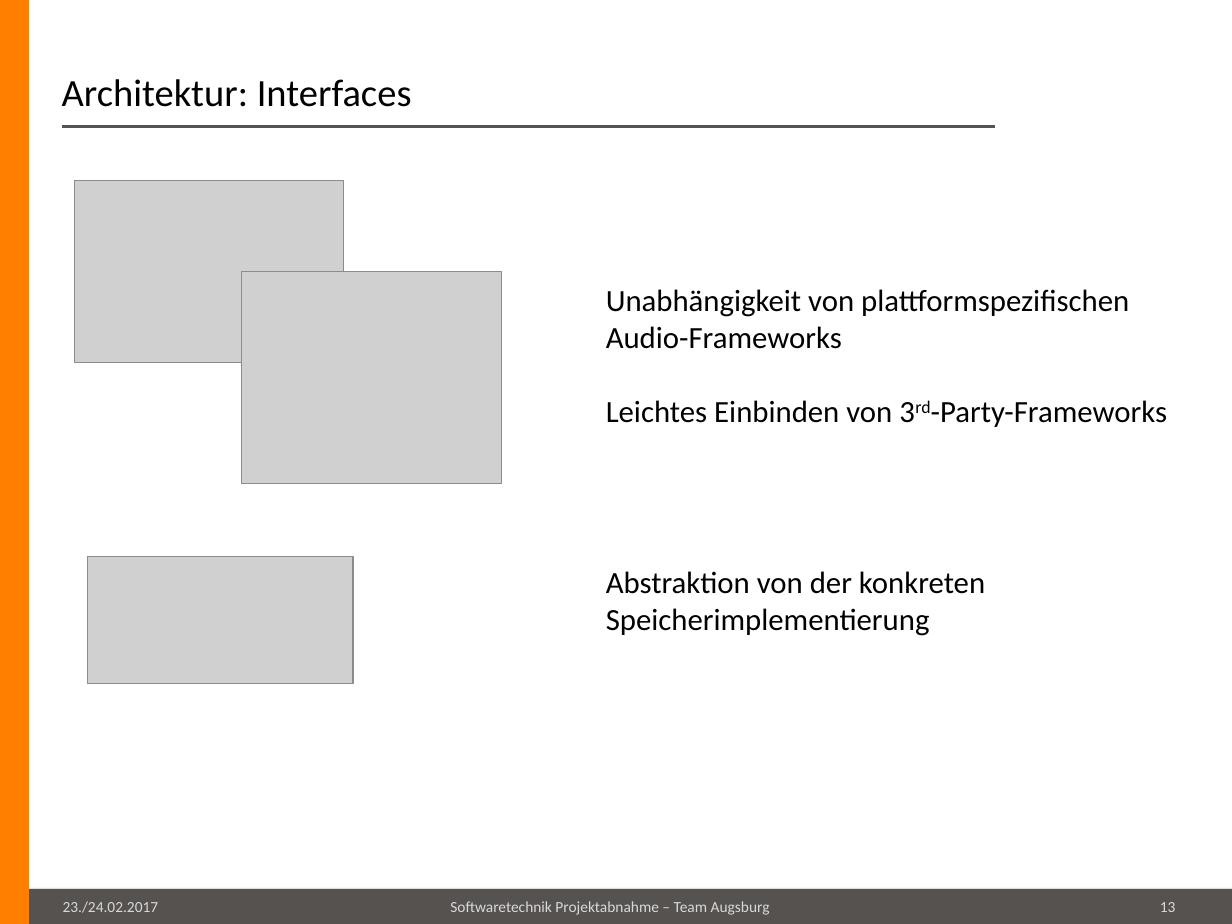
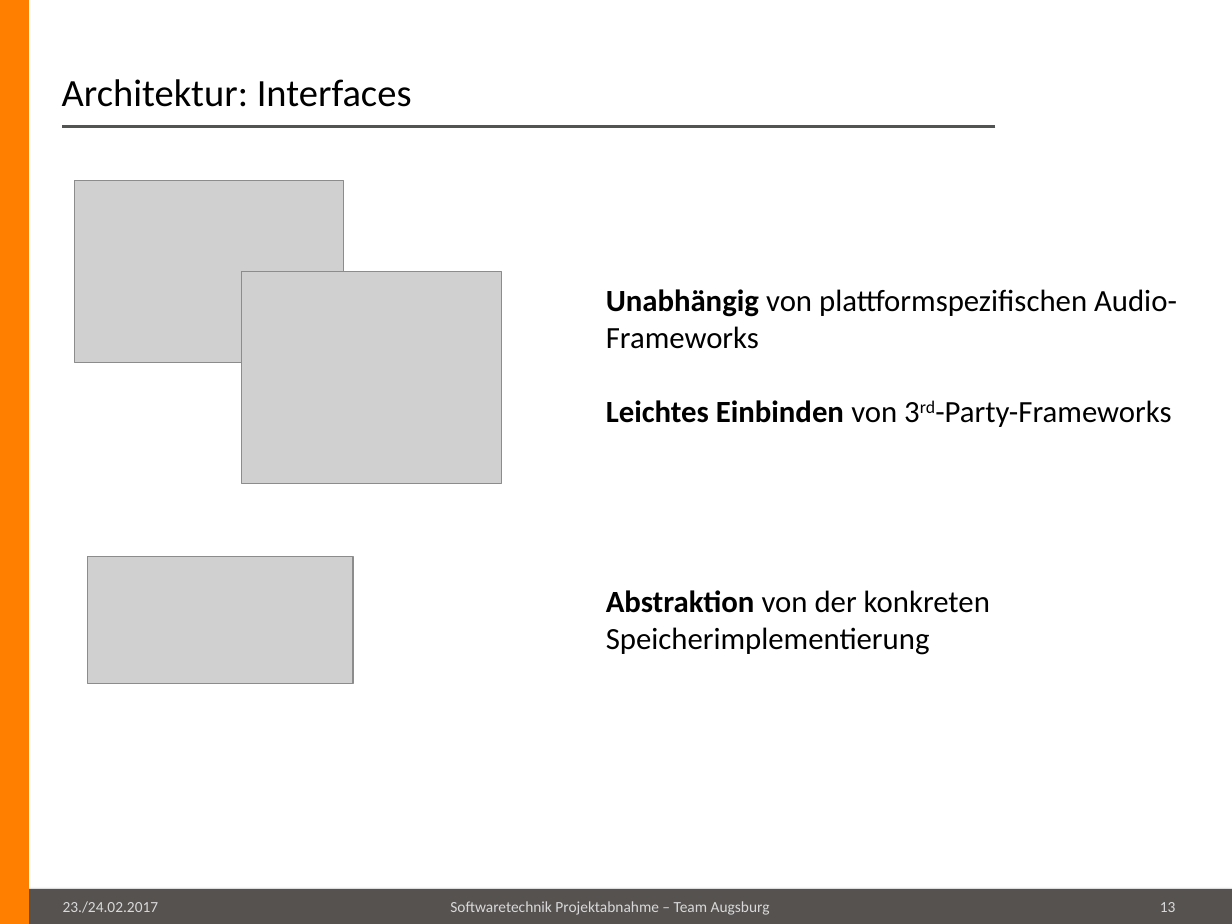
Before and after one commit to maul-esel/swt-projekt, a slide deck: slide 13 of Lingvo/Abgabe/präsentation.pptx. Drawn at 1232x924 pixels with LibreOffice and Linux fonts; fonts in the diff are those of the drawing; grey boxes stand for pictures; background and template pictures are left out. Boxes give left, top, right and bottom in pixels: in the first picture for what was removed or moved away, otherwise in the second. Text is boxed around its words. In the diff, an @@ line names an element or a change of style, - is before the commit and + after.

```diff
--- a/Lingvo/Abgabe/präsentation.pptx
+++ b/Lingvo/Abgabe/präsentation.pptx
@@ text at [606, 289, 1177, 349]: text changed @@
-Unabhängigkeit von plattformspezifischen Audio-Frameworks
+Unabhängig von plattformspezifischen Audio-Frameworks
@@ text at [606, 400, 1171, 427]: bold on in "Leichtes Einbinden" @@
@@ text "Abstraktion von der konkreten Speicherimplementierung": place and size @@
-text "Abstraktion von der konkreten Speicherimplementierung" at [606, 571, 985, 636]
+text "Abstraktion von der konkreten Speicherimplementierung" at [606, 590, 990, 655]
@@ text "Abstraktion von der konkreten Speicherimplementierung" at [606, 590, 990, 655]: bold on in "Abstraktion" @@
```
Also in this commit, not shown: 2 other slides changed.
